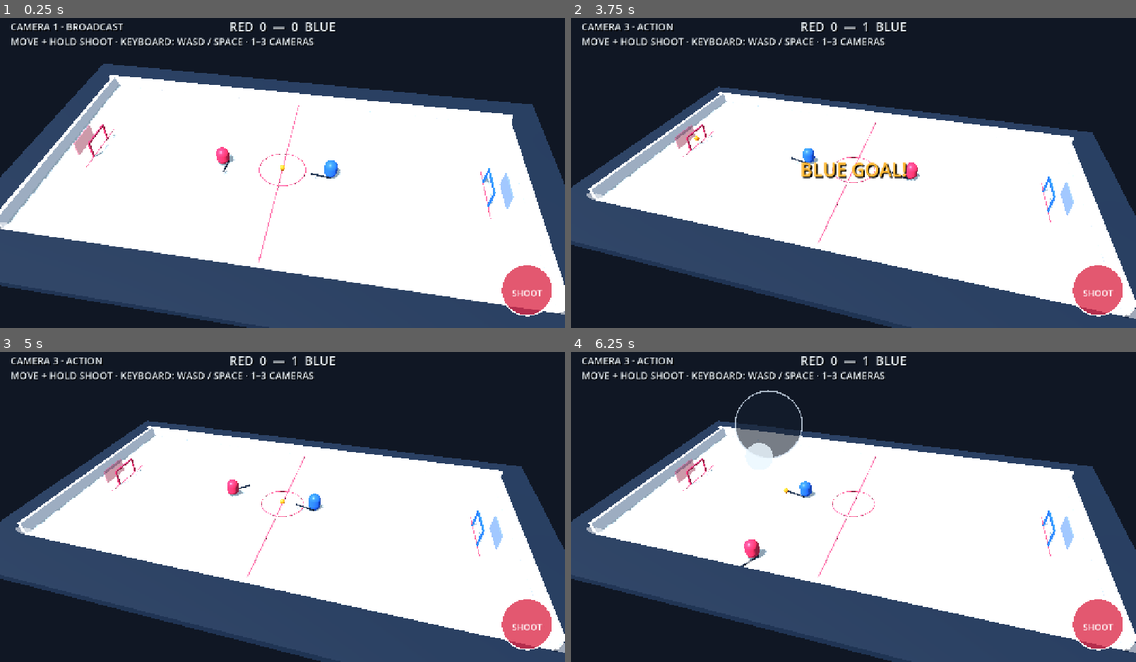
Above: before the commit, frames 1-4 (two rows, left to right).
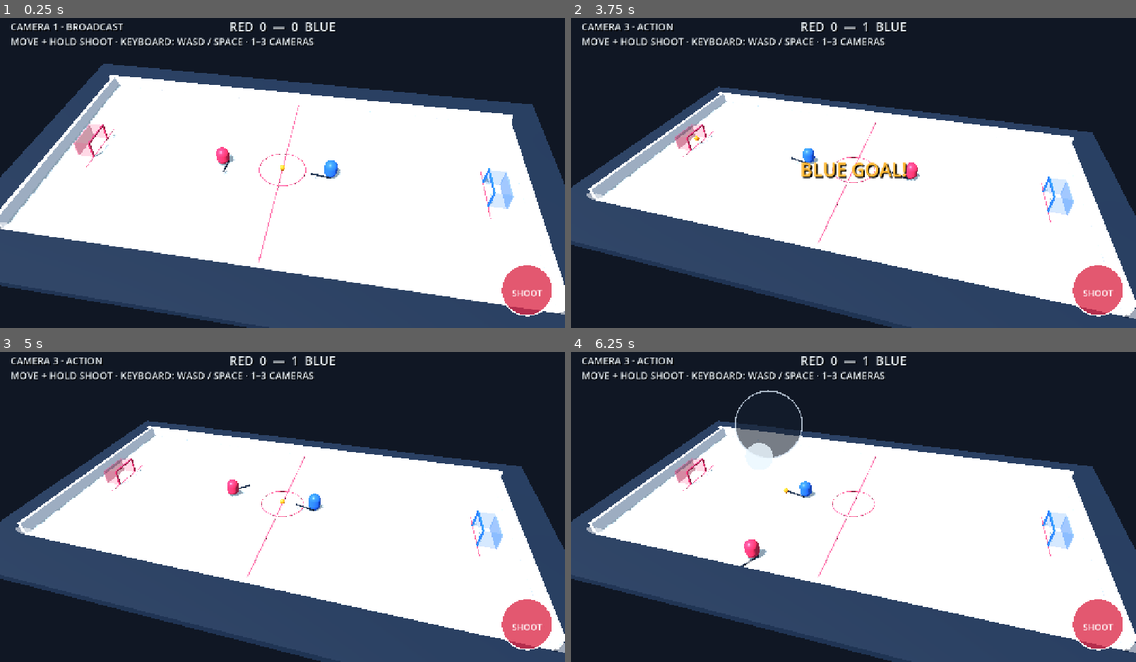
Above: after the commit, the same moments.

Repository: dylanwatsonsoftware/floorball-frenzy-3d
Game: Godot game, scene res://scenes/app/main.tscn
The game is run twice, just before and just after one commit, with the same random seed, the same clock (stepped at 60 frames per second) and the same inputs.
Inputs (mouse positions are in pixels of both pictures, inside the frame that each line leads up to):
- Up to frame 1 (0.25 s): no input
- Up to frame 2 (3.75 s): tap Enter at 0.5 s; move the mouse to (977, 154) at 0.52 s; hold D (move_right) 0.53-1.25 s; hold Space (shoot) 0.53-1.25 s; click (977, 154) at 0.67 s; drag from (740, 185) to (825, 231) at 1.27 s; move the mouse to (910, 98) at 2.02 s; hold D (move_right) 2.03-2.75 s; hold Space (shoot) 2.03-2.75 s; tap 1 at 2.1 s; drag from (825, 231) to (684, 123) at 2.77 s; move the mouse to (1023, 216) at 3.52 s; hold A (move_left) from 3.53 s (still down); hold Space (shoot) from 3.53 s (still down); tap 3 at 3.6 s
- Up to frame 3 (5 s): release A (move_left) at 4.25 s; release Space (shoot) at 4.25 s; drag from (113, 457) to (197, 423) at 4.27 s
- Up to frame 4 (6.25 s): move the mouse to (881, 503) at 5.02 s; hold S (move_down) 5.03-5.75 s; hold Space (shoot) 5.03-5.75 s; click (881, 503) at 5.17 s; drag from (768, 423) to (740, 519) at 5.77 s

The runs differ from the first frame. In frame 1, 0.3% of the frame differs, in the area x 14-91%, y 34-62%; in frame 2, 0.3%; in frame 3, 0.3%; in frame 4, 0.3%.

Commit message:
feat: add goal frame and cage physics

Diff:
--- a/scripts/presentation/greybox_arena.gd
+++ b/scripts/presentation/greybox_arena.gd
@@ -87,6 +87,8 @@
 	_add_goal_post(goal, "BottomPost", Vector3(0.0, 0.75, 1.25), Vector3(0.12, 1.5, 0.12), color)
 	_add_goal_post(goal, "Crossbar", Vector3(0.0, 1.48, 0.0), Vector3(0.12, 0.12, 2.6), color)
 	_add_goal_post(goal, "Backbar", Vector3(direction * 1.35, 0.65, 0.0), Vector3(0.1, 1.3, 2.6), Color(color, 0.45))
+	_add_goal_post(goal, "TopSideNet", Vector3(direction * 0.675, 0.72, -1.25), Vector3(1.35, 1.44, 0.05), Color(color, 0.2))
+	_add_goal_post(goal, "BottomSideNet", Vector3(direction * 0.675, 0.72, 1.25), Vector3(1.35, 1.44, 0.05), Color(color, 0.2))
 
 
 func _add_goal_post(parent: Node3D, node_name: String, local_position: Vector3, size: Vector3, color: Color) -> void:
--- a/scripts/simulation/ball_simulation.gd
+++ b/scripts/simulation/ball_simulation.gd
@@ -1,5 +1,7 @@
 class_name BallSimulation
 extends RefCounted
+
+const GoalCollisionScript = preload("res://scripts/simulation/goal_collision.gd")
 
 const SHOT_BASE_SPEED := 13.0
 const SHOT_SPEED_SCALE := 12.0
@@ -39,6 +41,10 @@
 		next_velocity.x = planar.x
 		next_velocity.z = planar.y
 
+	var goal_collision := GoalCollisionScript.resolve(position, next_position, next_velocity)
+	next_position = goal_collision.position
+	next_velocity = goal_collision.velocity
+
 	if absf(next_position.x) > RINK_HALF_LENGTH:
 		next_position.x = clampf(next_position.x, -RINK_HALF_LENGTH, RINK_HALF_LENGTH)
 		next_velocity.x = -next_velocity.x * WALL_BOUNCE
--- /dev/null
+++ b/scripts/simulation/goal_collision.gd
@@ -0,0 +1,91 @@
+class_name GoalCollision
+extends RefCounted
+
+const GOAL_LINE_X := 16.0
+const CAGE_DEPTH := 1.35
+const GOAL_HALF_WIDTH := 1.25
+const CROSSBAR_HEIGHT := 1.48
+const FRAME_RADIUS := 0.12
+const BALL_RADIUS := 0.22
+const CONTACT_RADIUS := FRAME_RADIUS + BALL_RADIUS
+const BOUNCE := 0.78
+
+
+static func resolve(previous_position: Vector3, next_position: Vector3, velocity: Vector3) -> Dictionary:
+	var position := next_position
+	var next_velocity := velocity
+
+	for goal_sign in [-1.0, 1.0]:
+		var goal_x: float = float(goal_sign) * GOAL_LINE_X
+		for post_z in [-GOAL_HALF_WIDTH, GOAL_HALF_WIDTH]:
+			if maxf(previous_position.y, position.y) <= CROSSBAR_HEIGHT + CONTACT_RADIUS:
+				var post_result := _resolve_post(previous_position, position, next_velocity, Vector2(goal_x, post_z))
+				if post_result.collided:
+					return post_result
+
+		var crossed_frame_x := _crossed_plane(previous_position.x, position.x, goal_x, next_velocity.x)
+		var near_crossbar := absf(position.y - CROSSBAR_HEIGHT) <= CONTACT_RADIUS
+		var within_crossbar := absf(position.z) <= GOAL_HALF_WIDTH + BALL_RADIUS
+		if crossed_frame_x and near_crossbar and within_crossbar:
+			position.x = goal_x - signf(next_velocity.x) * CONTACT_RADIUS
+			next_velocity.x = -next_velocity.x * BOUNCE
+			return _result(position, next_velocity, true)
+
+		var cage_back_x: float = float(goal_sign) * (GOAL_LINE_X + CAGE_DEPTH)
+		var crossed_back := _crossed_plane(previous_position.x, position.x, cage_back_x, next_velocity.x)
+		var inside_cage_height := position.y <= CROSSBAR_HEIGHT + BALL_RADIUS
+		var inside_cage_width := absf(position.z) <= GOAL_HALF_WIDTH + BALL_RADIUS
+		if crossed_back and inside_cage_height and inside_cage_width:
+			position.x = cage_back_x - signf(next_velocity.x) * BALL_RADIUS
+			next_velocity.x = -next_velocity.x * BOUNCE
+			return _result(position, next_velocity, true)
+
+		var cage_min_x := minf(goal_x, cage_back_x) - BALL_RADIUS
+		var cage_max_x := maxf(goal_x, cage_back_x) + BALL_RADIUS
+		var inside_cage_depth := position.x >= cage_min_x and position.x <= cage_max_x
+		if inside_cage_depth and inside_cage_height:
+			for side_z in [-GOAL_HALF_WIDTH, GOAL_HALF_WIDTH]:
+				if _crossed_plane(previous_position.z, position.z, side_z, next_velocity.z):
+					position.z = side_z - signf(next_velocity.z) * BALL_RADIUS
+					next_velocity.z = -next_velocity.z * BOUNCE
+					return _result(position, next_velocity, true)
+
+	return _result(position, next_velocity, false)
+
+
+static func _resolve_post(previous_position: Vector3, next_position: Vector3, velocity: Vector3, post: Vector2) -> Dictionary:
+	var start := Vector2(previous_position.x, previous_position.z)
+	var finish := Vector2(next_position.x, next_position.z)
+	var segment := finish - start
+	var segment_length_squared := segment.length_squared()
+	var amount := 0.0 if segment_length_squared <= 0.000001 else clampf((post - start).dot(segment) / segment_length_squared, 0.0, 1.0)
+	var closest := start + segment * amount
+	if closest.distance_to(post) > CONTACT_RADIUS:
+		return _result(next_position, velocity, false)
+
+	var normal := (start - post).normalized()
+	if normal.is_zero_approx():
+		normal = -Vector2(velocity.x, velocity.z).normalized()
+	if normal.is_zero_approx():
+		normal = Vector2.LEFT
+	var planar_velocity := Vector2(velocity.x, velocity.z)
+	var reflected := planar_velocity.bounce(normal) * BOUNCE
+	var position := next_position
+	position.x = post.x + normal.x * CONTACT_RADIUS
+	position.z = post.y + normal.y * CONTACT_RADIUS
+	var next_velocity := velocity
+	next_velocity.x = reflected.x
+	next_velocity.z = reflected.y
+	return _result(position, next_velocity, true)
+
+
+static func _crossed_plane(previous: float, current: float, plane: float, velocity: float) -> bool:
+	return (velocity > 0.0 and previous <= plane and current >= plane) or (velocity < 0.0 and previous >= plane and current <= plane)
+
+
+static func _result(position: Vector3, velocity: Vector3, collided: bool) -> Dictionary:
+	return {
+		"position": position,
+		"velocity": velocity,
+		"collided": collided,
+	}
--- a/tests/ball_simulation_test.gd
+++ b/tests/ball_simulation_test.gd
@@ -34,6 +34,11 @@
 		fail("Ball must bounce inward from the side wall")
 		return
 
+	var post_hit: Dictionary = script.step(Vector3(15.75, 0.5, 1.25), Vector3(10.0, 0.0, 0.0), 0.05)
+	if post_hit.velocity.x >= 0.0:
+		fail("Ball simulation must apply goal-frame collisions before scoring")
+		return
+
 	print("Ball simulation is valid.")
 	quit(0)
 
--- /dev/null
+++ b/tests/goal_collision_test.gd
@@ -0,0 +1,61 @@
+extends SceneTree
+
+
+func _init() -> void:
+	var goals := load("res://scripts/simulation/goal_collision.gd")
+	if goals == null:
+		fail("Goal collision script is missing")
+		return
+
+	var post_hit: Dictionary = goals.resolve(
+		Vector3(15.75, 0.5, 1.25),
+		Vector3(16.25, 0.5, 1.25),
+		Vector3(10.0, 0.0, 0.0)
+	)
+	if post_hit.velocity.x >= 0.0:
+		fail("A shot through a goal post must rebound into the rink; got %s" % post_hit)
+		return
+
+	var crossbar_hit: Dictionary = goals.resolve(
+		Vector3(15.75, 1.5, 0.0),
+		Vector3(16.25, 1.4, 0.0),
+		Vector3(10.0, -2.0, 0.0)
+	)
+	if crossbar_hit.velocity.x >= 0.0:
+		fail("A shot through the crossbar must rebound into the rink; got %s" % crossbar_hit)
+		return
+
+	var cage_back_hit: Dictionary = goals.resolve(
+		Vector3(17.1, 0.4, 0.0),
+		Vector3(17.6, 0.4, 0.0),
+		Vector3(10.0, 0.0, 0.0)
+	)
+	if cage_back_hit.velocity.x >= 0.0:
+		fail("The goal cage back must rebound the ball toward the mouth")
+		return
+
+	var cage_side_hit: Dictionary = goals.resolve(
+		Vector3(16.5, 0.4, 1.1),
+		Vector3(16.6, 0.4, 1.4),
+		Vector3(2.0, 0.0, 6.0)
+	)
+	if cage_side_hit.velocity.z >= 0.0:
+		fail("The goal cage side must rebound the ball inward")
+		return
+
+	var clean_goal: Dictionary = goals.resolve(
+		Vector3(15.75, 0.4, 0.0),
+		Vector3(16.25, 0.4, 0.0),
+		Vector3(10.0, 0.0, 0.0)
+	)
+	if clean_goal.collided or clean_goal.velocity.x <= 0.0:
+		fail("A valid shot through the open mouth must remain unobstructed")
+		return
+
+	print("Goal frame and cage collisions are valid.")
+	quit(0)
+
+
+func fail(message: String) -> void:
+	push_error(message)
+	quit(1)
--- a/tests/greybox_scene_test.gd
+++ b/tests/greybox_scene_test.gd
@@ -21,6 +21,10 @@
 		"Arena/Ball",
 		"Arena/LeftGoal",
 		"Arena/RightGoal",
+		"Arena/LeftGoal/TopSideNet",
+		"Arena/LeftGoal/BottomSideNet",
+		"Arena/RightGoal/TopSideNet",
+		"Arena/RightGoal/BottomSideNet",
 		"Arena/BroadcastCamera",
 		"HUD/CameraLabel",
 		"HUD/MobileControls",
Not shown, added: scripts/simulation/goal_collision.gd.uid
Not shown, added: tests/goal_collision_test.gd.uid
